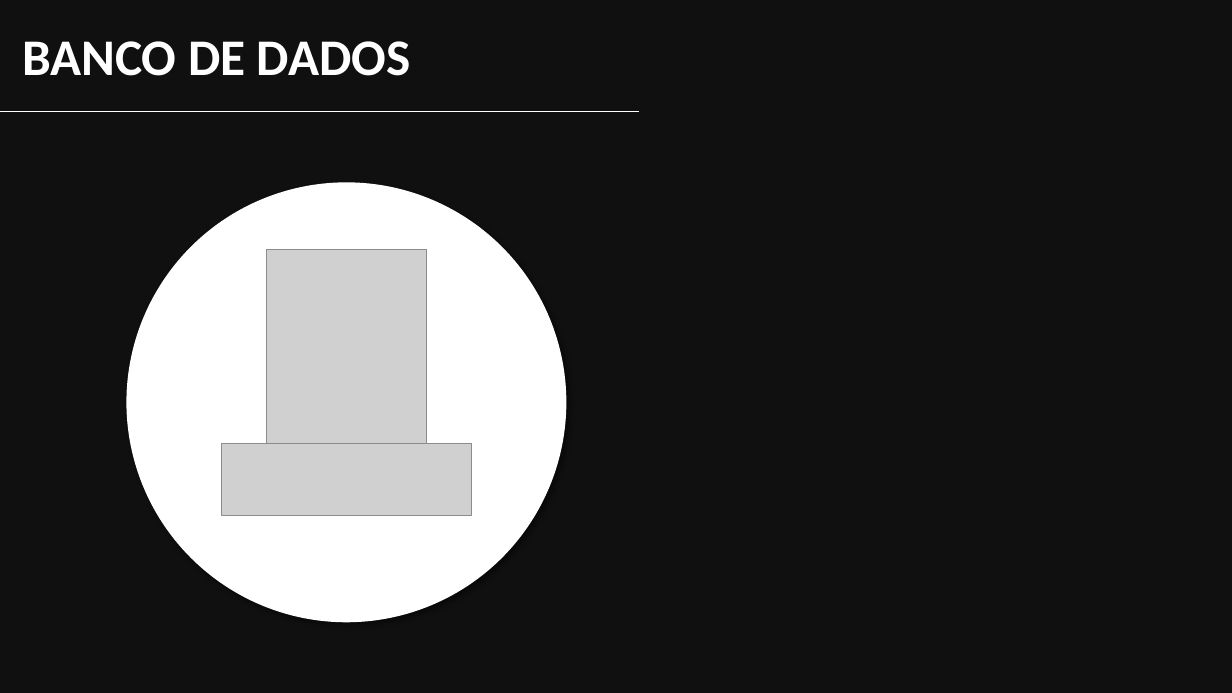
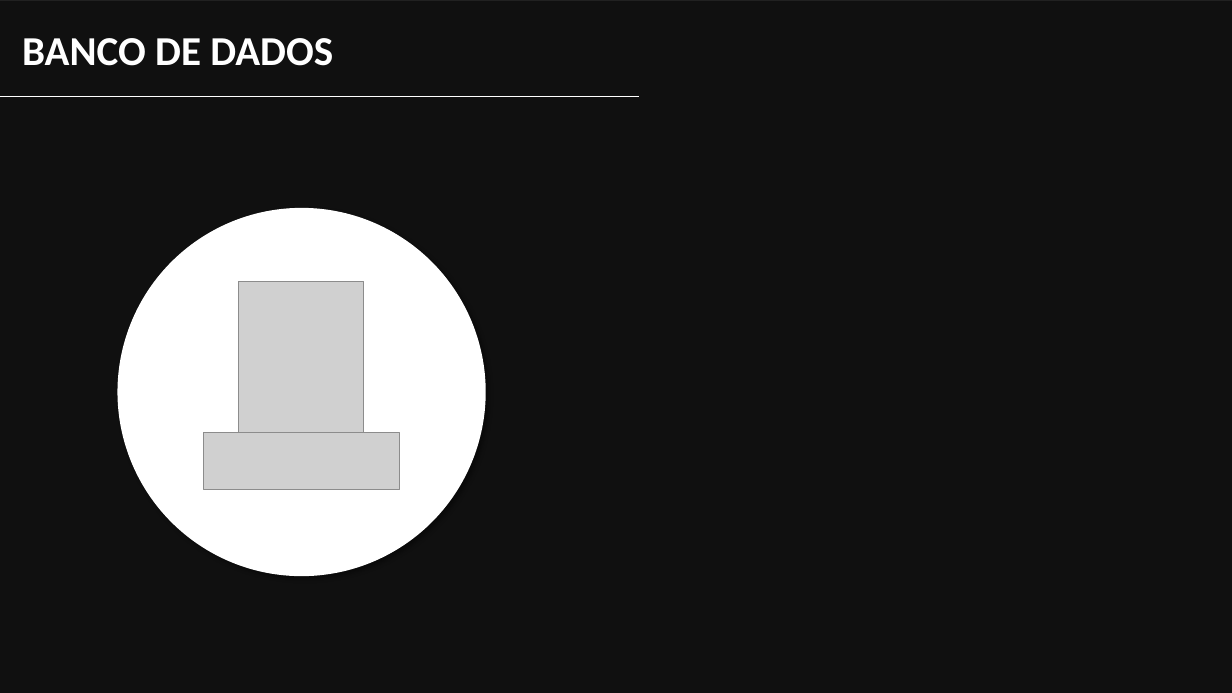
Before and after one commit to YudiG12/grupo-bandtec, a slide deck: slide 11 of Apresentação/inSensor.pptx. Drawn at 1232x693 pixels with LibreOffice and Linux fonts; fonts in the diff are those of the drawing; grey boxes stand for pictures; background and template pictures are left out; a plain dark background stands for a picture behind light text. Boxes give left, top, right and bottom in pixels: in the first picture for what was removed or moved away, otherwise in the second. Text is boxed around its words. In the diff, an @@ line names an element or a change of style, - is before the commit and + after.

```diff
--- a/Apresentação/inSensor.pptx
+++ b/Apresentação/inSensor.pptx
@@ text "BANCO DE DADOS" at bbox=[22, 38, 333, 66]: size 40 to 32 pt @@
@@ line moved from (0, 112) - (640, 112) to (0, 96) - (640, 96) @@
@@ ellipse: place and size @@
-ellipse at bbox=[127, 182, 567, 622]
+ellipse at bbox=[117, 208, 486, 577]
@@ picture: place and size @@
-picture at bbox=[267, 250, 427, 444]
+picture at bbox=[239, 281, 364, 433]
@@ picture added at bbox=[203, 433, 398, 489] @@
@@ picture removed at bbox=[222, 443, 471, 515] @@
```
Also in this commit, not shown: 4 other slides changed, 8 slides added.
